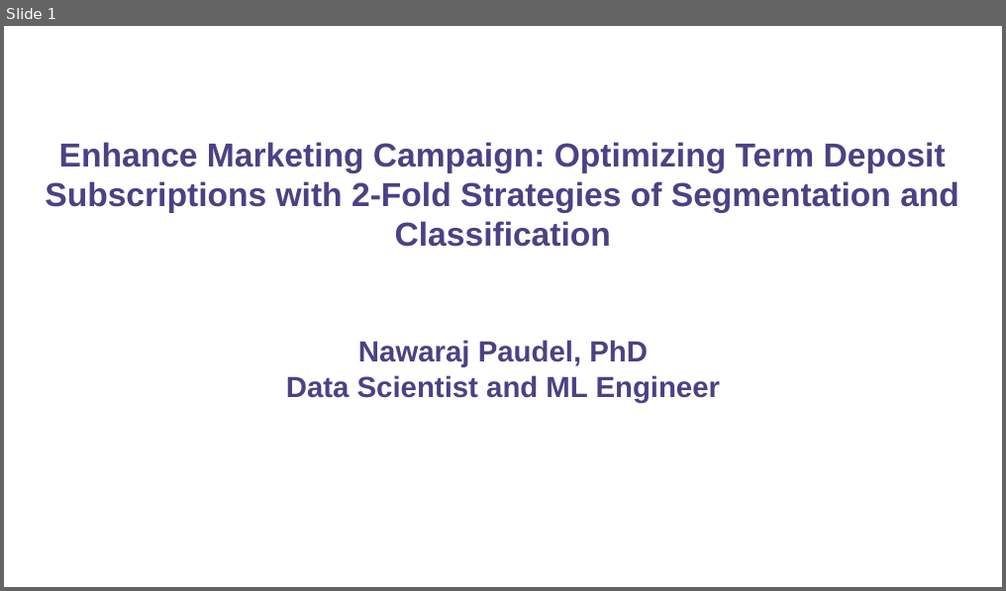
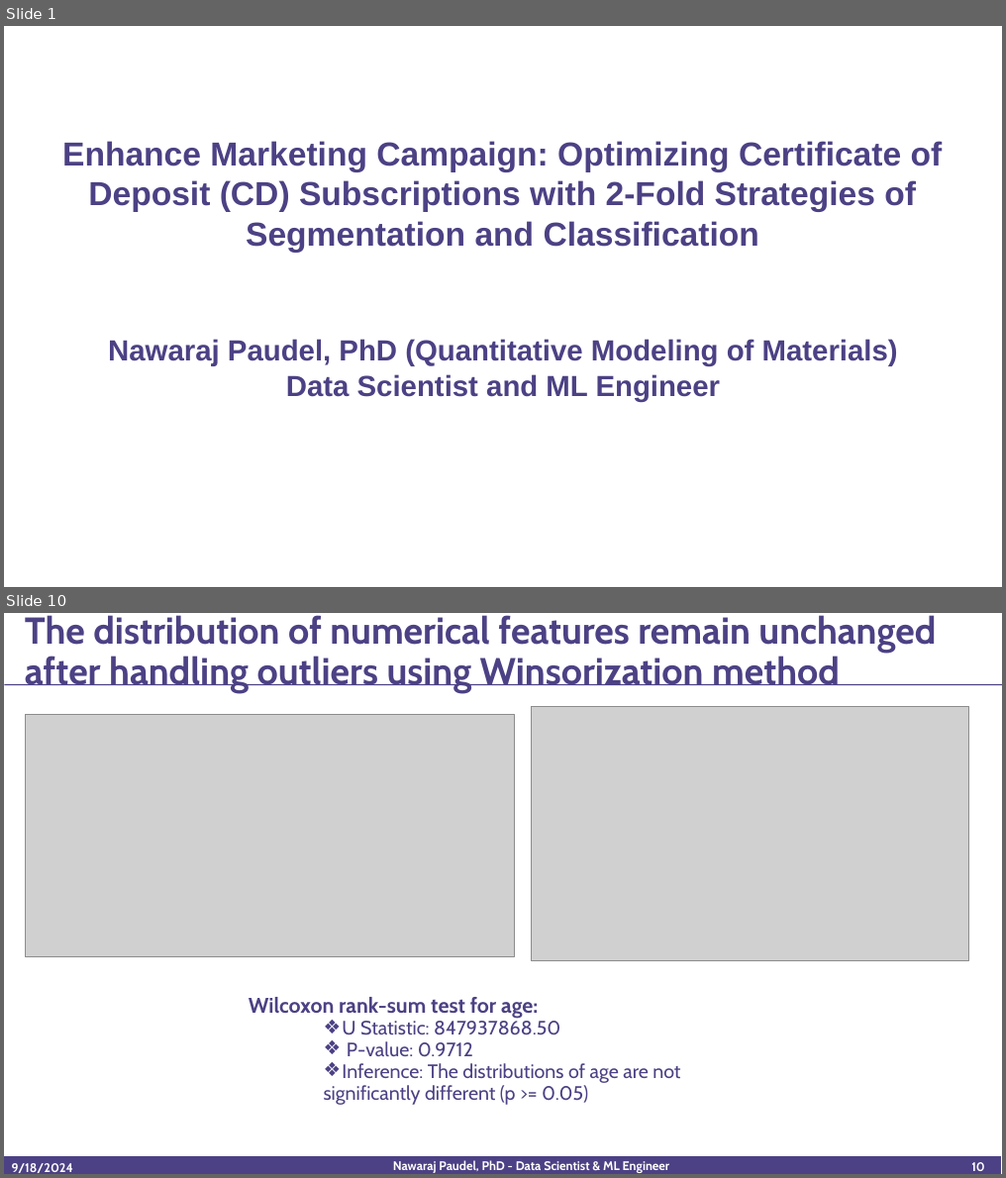
Before and after one commit to newking9088/marketing_campaign_customer_segmentation_classification, a slide deck: Executive Summary Powerpoint/bank_marketing_campaign_customer-segmentation_classification.pptx. Shown one above the other, each under a label of ours: slide 1 before the commit, slides 1 and 10 after it; the slides between them are not shown. The pictures are 1006x591 and 1006x1178 pixels, drawn with LibreOffice and Linux fonts; fonts in the diff are those of the drawing; grey boxes stand for pictures. Boxes give left, top, right and bottom in pixels: in the first picture for what was removed or moved away, otherwise in the second. Text is boxed around its words. In the diff, an @@ line names an element or a change of style, - is before the commit and + after.

```diff
--- a/Executive Summary Powerpoint/bank_marketing_campaign_customer-segmentation_classification.pptx
+++ b/Executive Summary Powerpoint/bank_marketing_campaign_customer-segmentation_classification.pptx
@@ slide 10 added at (4,613,1002,1174), background #FFFFFF @@
@@ title added at (25,615,936,693), 36 pt, text #4C4184, bold @@
+The distribution of numerical features remain unchanged after handling outliers using Winsorization method
@@ rectangle added at (5,684,1002,685), fill #4C4184 @@
@@ picture added at (25,714,515,958) @@
@@ picture added at (532,707,969,961) @@
@@ text added at (249,997,680,1105), 18.7 pt, text #4B4184 @@
+Wilcoxon rank-sum test for age:
+    ❖ U Statistic: 847937868.50
+    ❖ P-value: 0.9712
+    ❖ Inference: The distributions of age are not
+    significantly different (p >= 0.05)
@@ rectangle added at (4,1157,1002,1174), fill #4C4184, outline #FFFFFF 1 pt @@
@@ text added at (12,1163,73,1173), 12 pt, text #FFFFFF, bold @@
+9/18/2024
@@ text added at (393,1160,670,1173), 12 pt, text #FFFFFF, bold @@
+Nawaraj Paudel, PhD - Data Scientist & ML Engineer
@@ page number added at (971,1162,985,1171), 12 pt, text #FFFFFF, bold @@
+10
@@ slide 1 changed as well @@
@@ text "Enhance Marketing Campaign: Optimizing Certificate ...": place and size @@
-text "Enhance Marketing Campaign: Optimizing Certificate ..." at (45,142,959,402)
+text "Enhance Marketing Campaign: Optimizing Certificate ..." at (62,141,943,402)
@@ text at (62,141,943,367): text changed @@
-Enhance Marketing Campaign: Optimizing Term Deposit Subscriptions with 2-Fold Strategies of Segmentation and Classification
-Nawaraj Paudel, PhD
+Enhance Marketing Campaign: Optimizing Certificate of Deposit (CD) Subscriptions with 2-Fold Strategies of Segmentation and Classification
+Nawaraj Paudel, PhD (Quantitative Modeling of Materials)
```
Also in this commit, not shown: 1 other slide changed, 17 other slides added.
